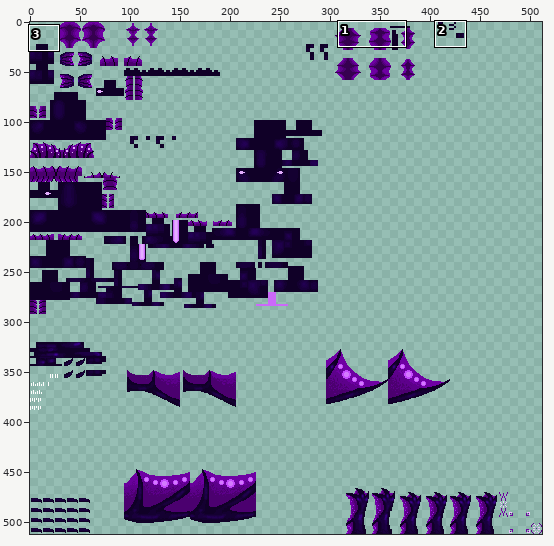
A sprite sheet gets an edit: src/test/resources/SimplyRobotic_young.png. The first picture is a wide view before the edit; the outline marks the close-up.
Close-up. As it was:
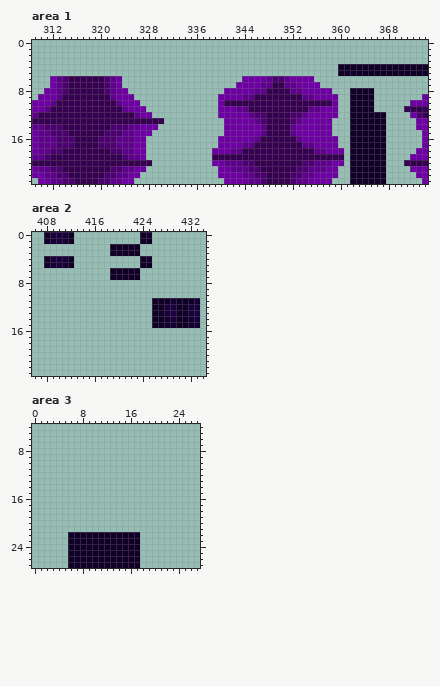
The file is 512x512 pixels. Colours within 5 levels of each other are drawn and written as one. Shown: area 1: x 309..374, y 0..23; area 2: x 406..434, y 0..23; area 3: x 0..27, y 4..27. The commit also changed other parts of the picture, which this record leaves out.
After:
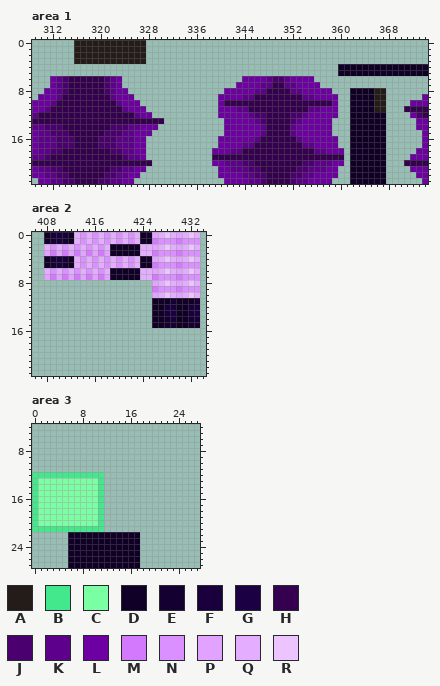
Palette (. is transparent): A #231c18  B #43e88d  C #7bffa3  D #100027  E #140031  F #19003c  G #1c0044  H #360050  J #4b006f  K #5d008b  L #6e00a3  M #d379fe  N #da90ff  P #e1a3ff  Q #e4adff  R #ecc4ff
The edit:
Area 1:
The author put colour A in rows 0 to 3 at x 316 to 327; in rows 8 to 11 at x 366 to 367.
Area 2:
The author put colour M in row 1 at x 426 and 430; in row 3 at x 409, 411, 413, 415, 417, 426 and 430; in row 5 at x 426 and 430; in row 7 at x 409, 411, 413, 415, 417, 426 and 430; in row 9 at x 426 and 430.
The author put colour N in row 0 at x 414, 416, 418, 420 and 422; in row 1 at x 414, 416, 418, 420, 422, 427 to 429 and 431 to 433; in row 2 at x 409, 411, 413, 415 and 417; in row 3 at x 427 to 429 and 431 to 433; in row 4 at x 414, 416, 418, 420 and 422; in row 5 at x 414, 416, 418, 420, 422, 427 to 429 and 431 to 433.
The author put colour N in row 6 at x 409, 411, 413, 415 and 417; in row 7 at x 427 to 429 and 431 to 433; in row 9 at x 427 to 429 and 431 to 433.
The author put colour P in row 0 at x 426 and 430; in row 2 at x 426 and 430; in row 3 at x 408, 410, 412, 414, 416 and 418; in row 4 at x 426 and 430; in row 6 at x 426 and 430; in row 7 at x 408, 410, 412, 414, 416 and 418.
The author put colour P in row 8 at x 426 and 430; in row 10 at x 426 and 430.
The author put colour Q in row 0 at x 413, 415, 417, 419, 421, 423, 427, 429, 431 and 433; in row 1 at x 413, 415, 417, 419, 421 and 423; in row 2 at x 408, 410, 412, 414, 416, 418, 424 to 425, 427, 429, 431 and 433; in row 3 at x 424 to 425; in row 4 at x 413, 415, 417, 419, 421, 423, 427, 429, 431 and 433; in row 5 at x 413, 415, 417, 419, 421 and 423.
The author put colour Q in row 6 at x 408, 410, 412, 414, 416, 418, 424 to 425, 427, 429, 431 and 433; in row 7 at x 424 to 425; in row 8 at x 427, 429, 431 and 433; in row 10 at x 427, 429, 431 and 433.
The author put colour R in row 0 at x 428 and 432; in row 2 at x 428 and 432; in row 4 at x 428 and 432; in row 6 at x 428 and 432; in row 8 at x 428 and 432; in row 10 at x 428 and 432.
Area 3:
The author put colour B in row 12 at x 0 to 11; in rows 13 to 20 at x 0 and 11; in row 21 at x 0 to 11.
The author put colour C in rows 13 to 20 at x 1 to 10.
Boxes around the changes in both close-ups, in picture pixels (x1, y1, x2, y2):
added: (74, 40, 146, 64)
added: (374, 88, 386, 112)
added: (44, 232, 200, 298)
added: (32, 472, 104, 532)
